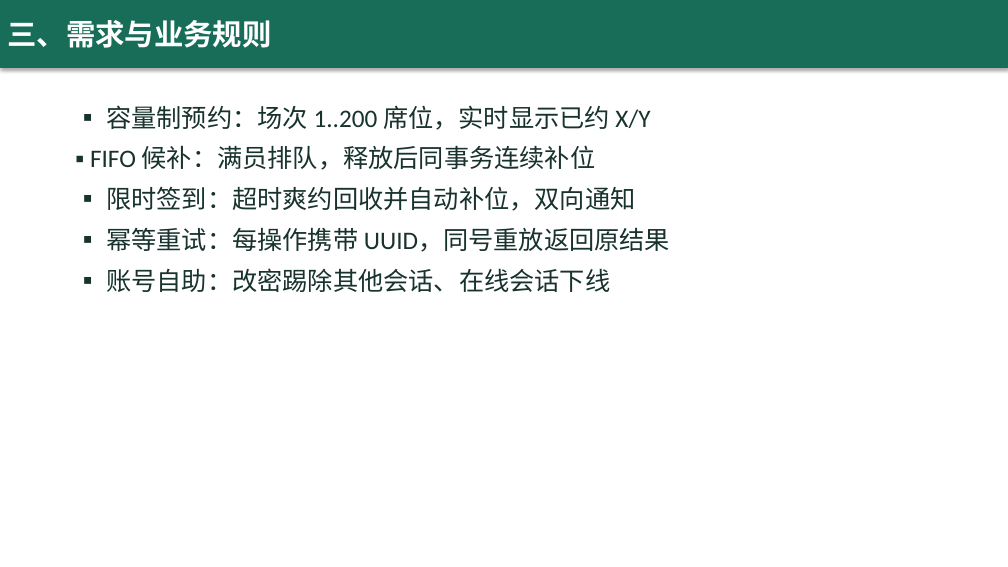
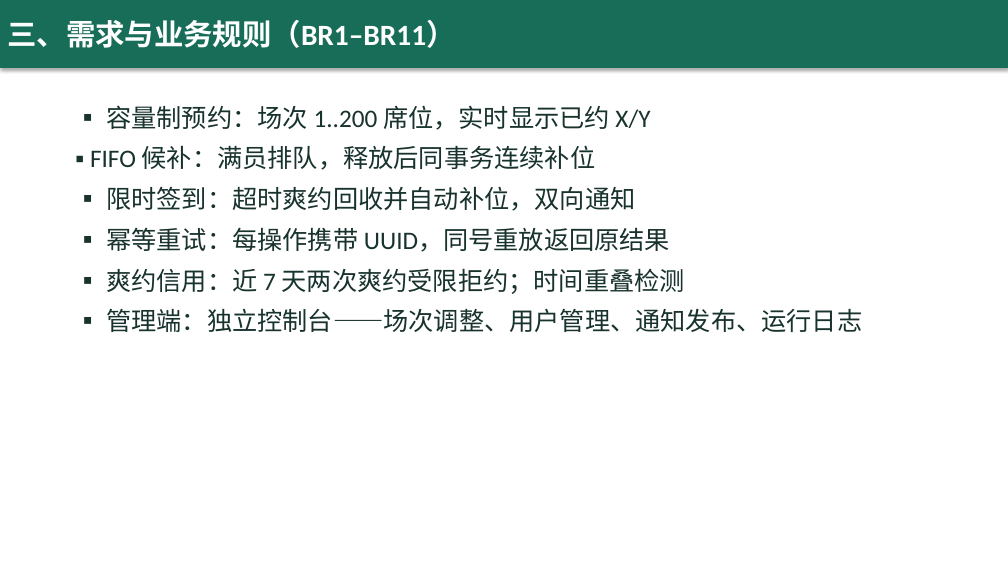
Before and after one commit to yq6666-66/lab-booking-system, a slide deck: slide 4 of docs/thesis/答辩演示.pptx. Drawn at 1008x567 pixels with LibreOffice and Linux fonts; fonts in the diff are those of the drawing. Boxes give left, top, right and bottom in pixels: in the first picture for what was removed or moved away, otherwise in the second. Text is boxed around its words. In the diff, an @@ line names an element or a change of style, - is before the commit and + after.

Commit message:
docs: 答辩材料对齐 r12 现实 + 仓库收尾
- 答辩演示.pptx 重制 15 页：验证体系 24 单元/42 集成/三通道 CI（llvm-mingw ASan）、
  新增管理控制台与运营能力页（fig5-1 截图）、BR1-BR11、schema v2→v4、计时旁路 1.07、七例缺陷
- 答辩演示脚本.md：--demo-days 重建演示库前置、新增控制台走查环节、签到改现场实操、收尾数字更新
- figures.py ER 图横幅 schema v3 → v2→v4，重绘插图并重生成论文 docx（54 标题/9 图不变）
- .gitignore 补 *.gcov 与任意层级 .mimosa/；删除 0 字节占位文件

```diff
--- a/docs/thesis/答辩演示.pptx
+++ b/docs/thesis/答辩演示.pptx
@@ text in rectangle at (7, 20, 455, 48): text changed @@
-三、需求与业务规则
+三、需求与业务规则（BR1–BR11）
@@ text at (106, 269, 862, 332): text changed @@
-▪ 账号自助：改密踢除其他会话、在线会话下线
+▪ 爽约信用：近 7 天两次爽约受限拒约；时间重叠检测
+▪ 管理端：独立控制台——场次调整、用户管理、通知发布、运行日志
```
Also in this commit, not shown: 7 other slides changed, 1 slide added, 7 other files.
